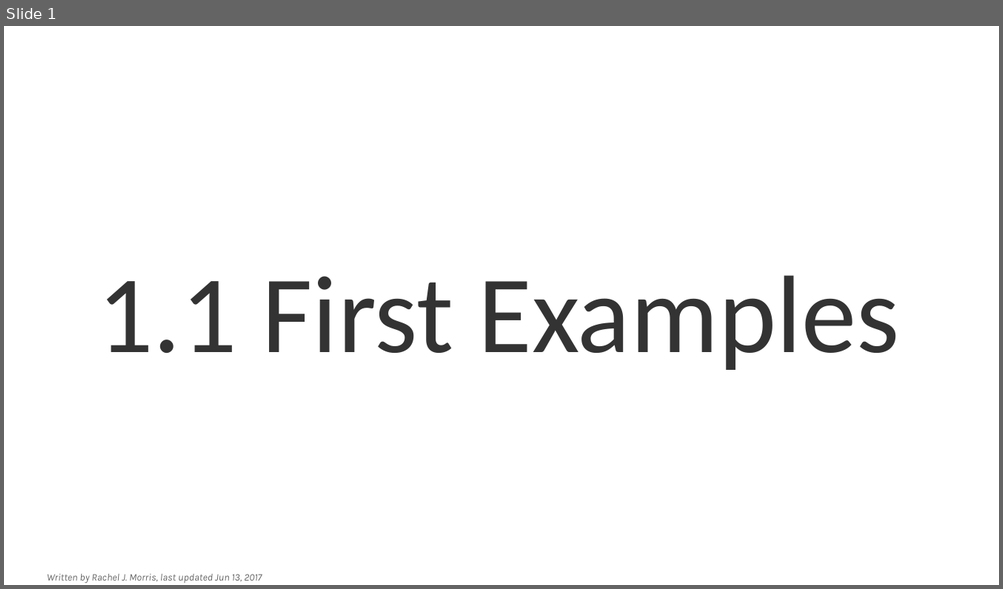
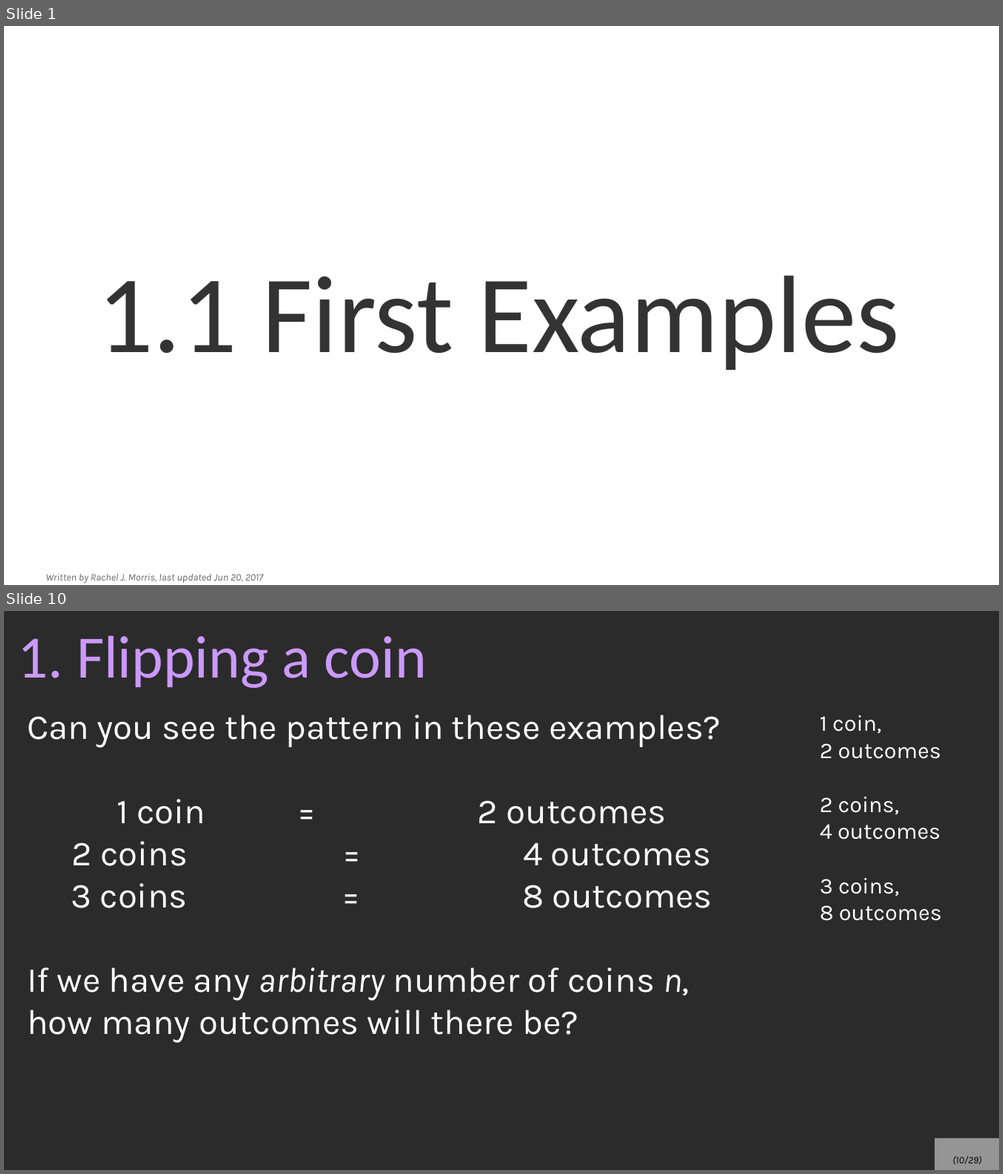
Before and after one commit to nguyenchithien/CS210-Discrete-Structures, a slide deck: Lectures/1-1_First_Examples.odp. Shown one above the other, each under a label of ours: slide 1 before the commit, slides 1 and 10 after it; the slides between them are not shown. The pictures are 1003x589 and 1003x1174 pixels, drawn with LibreOffice and Linux fonts; fonts in the diff are those of the drawing; background and template pictures are left out; a plain dark background stands for a picture behind light text. Boxes give left, top, right and bottom in pixels: in the first picture for what was removed or moved away, otherwise in the second. Text is boxed around its words. In the diff, an @@ line names an element or a change of style, - is before the commit and + after.

```diff
--- a/Lectures/1-1_First_Examples.odp
+++ b/Lectures/1-1_First_Examples.odp
@@ slide 10 added at box(4, 611, 999, 1170), background picture (left out) @@
@@ title added at box(17, 635, 427, 688), 48 pt, text #CC99FF @@
+1. Flipping a coin
@@ text added at box(27, 715, 721, 1042), 28 pt, text #FFFFFF @@
+Can you see the pattern in these examples?
+1 coin = 2 outcomes
+2 coins = 4 outcomes
+3 coins = 8 outcomes
+If we have any arbitrary number of coins n, how many outcomes will there be?
@@ text added at box(819, 715, 942, 921), 18 pt, text #FFFFFF @@
+1 coin,
+2 outcomes
+2 coins,
+4 outcomes
+3 coins,
+8 outcomes
@@ page number added at box(934, 1139, 999, 1170), fill #FFFFFF at 50% opacity, 8 pt, text #000000, italic @@
+(10/29)
@@ slide 1 changed as well @@
@@ text at box(45, 574, 263, 583): text changed @@
-Written by Rachel J. Morris, last updated Jun 13, 2017
+Written by Rachel J. Morris, last updated Jun 20, 2017
```
Also in this commit, not shown: 27 other slides added, 2 slides removed, 4 other files.
